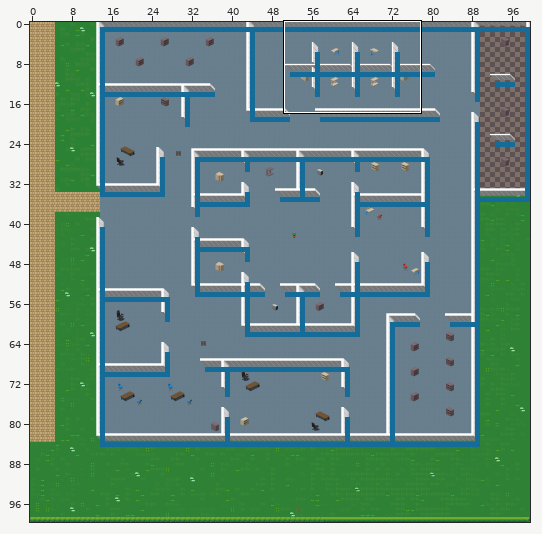
Tiled map, stored at assets/map3.tmx. Above, an overview of the earlier version with the close-up marked.
Close-up. Old version:
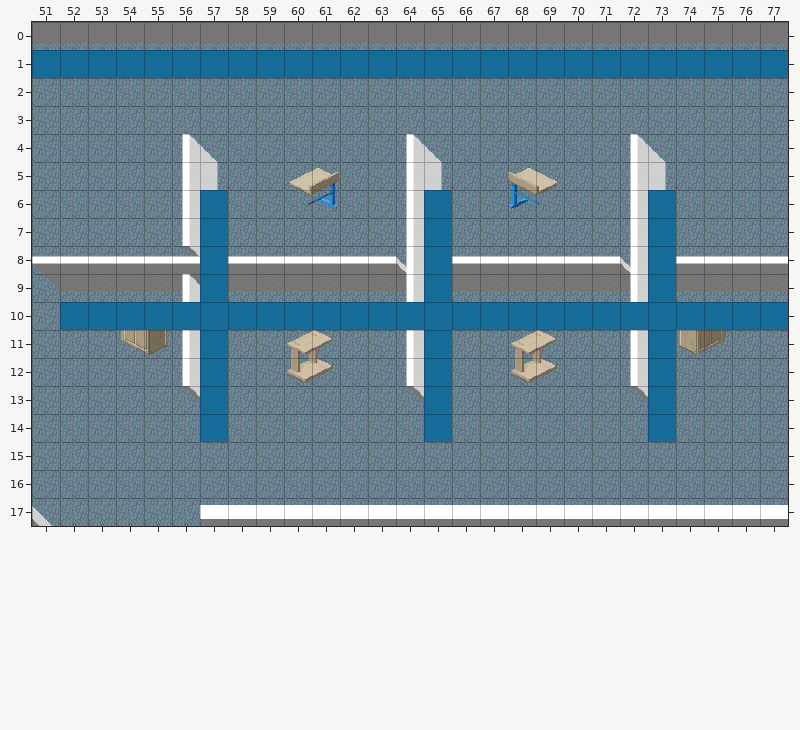
Cells are 32x32 px. Shown: x 51..77, y 0..17. The commit also changed other parts of the map, which this record leaves out.
The same view after the edit:
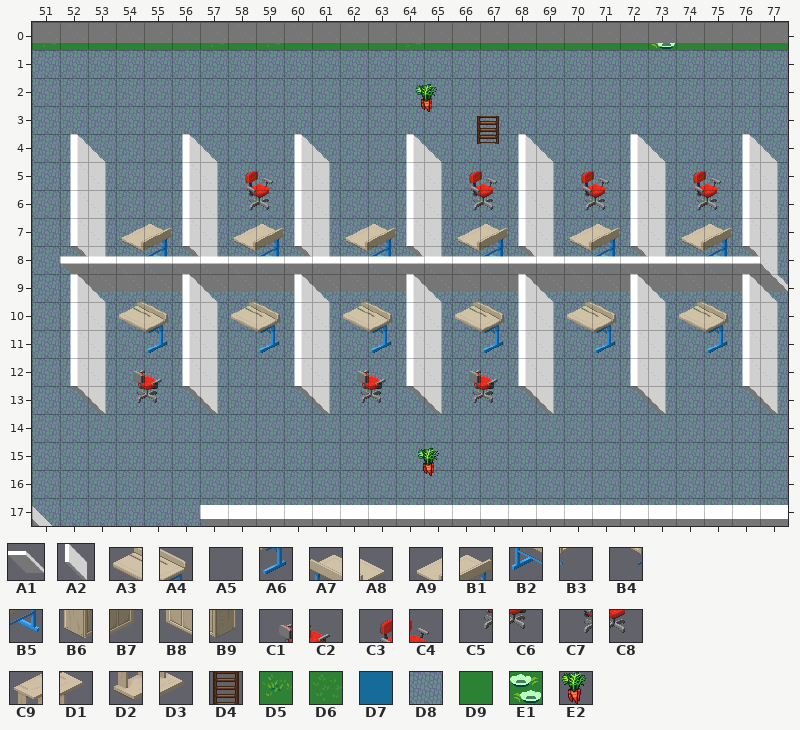
Key: from "2dwalls": A1 14, A2 15; from "OfficeFurniture": A3 88, A4 89, A5 120, A6 121, A7 218, A8 219, A9 220, B1 221, B2 250, B3 251, B4 252, B5 253, B6 372, B7 373, B8 374, B9 375, C1 474, C2 475, C3 476, C4 477, C5 506, C6 507, C7 508, C8 509, C9 596, D1 597, D2 628, D3 629; from "terrain-assets": D4 169, D5 181, D6 182, D7 470, D8 575, D9 800, E1 803, E2 970.
__ is an empty cell, ## one hidden under a higher layer, .. an unchanged one.
Objects are placed by their top-left corner, in cells (3,4 is the top-left corner of cell 3,4); size is 1x1 cell unless given.
Tiles of an added or newly shown layer are drawn over the layers below it.
The edit:
--- layer "Floor"
@@ x 51..77 @@
- 0 D8 D8 D8 D8 D8 D8 D8 D8 D8 D8 D8 D8 D8 D8 D8 D8 D8 D8 D8 D8 D8 D8 D8 D8 D8 D8 D8
+ 0 D6 D9 D9 D9 D5 D5 D6 D9 D6 D9 D9 D5 D5 D6 D9 D9 D9 D9 D5 D5 D9 D9 E1 D5 D5 D9 D9
--- layer "Accessories1" (added)
@@ x 54..75 @@
- 5 .. .. .. .. __ __ .. .. .. .. .. .. __ __ .. .. __ __ .. .. __ __
- 6 .. .. .. .. __ __ .. .. .. .. .. .. __ __ .. .. __ __ .. .. __ __
- 7 __ __ .. .. __ __ .. .. __ __ .. .. __ __ .. .. __ __ .. .. __ __
- 8 __ __ .. .. __ __ .. .. __ __ .. .. __ __ .. .. __ __ .. .. __ __
+ 5 .. .. .. .. C3 C4 .. .. .. .. .. .. C3 C4 .. .. C3 C4 .. .. C3 C4
+ 6 .. .. .. .. C7 C8 .. .. .. .. .. .. C7 C8 .. .. C7 C8 .. .. C7 C8
+ 7 A9 B1 .. .. A9 B1 .. .. A9 B1 .. .. A9 B1 .. .. A9 B1 .. .. A9 B1
+ 8 B4 B5 .. .. B4 B5 .. .. B4 B5 .. .. B4 B5 .. .. B4 B5 .. .. B4 B5
@@ x 54..67 @@
-12 __ __ .. .. .. .. .. .. __ __ .. .. __ __
-13 __ __ .. .. .. .. .. .. __ __ .. .. __ __
+12 C1 C2 .. .. .. .. .. .. C1 C2 .. .. C1 C2
+13 C5 C6 .. .. .. .. .. .. C5 C6 .. .. C5 C6
--- layer "Walls"
@@ x 51..77 @@
- 5 .. __ .. .. .. .. .. .. .. __ .. .. .. .. .. .. .. __ .. .. .. .. .. .. .. __ ..
- 6 .. __ .. .. .. .. .. .. .. __ .. .. .. .. .. .. .. __ .. .. .. .. .. .. .. __ ..
- 7 .. __ .. .. .. .. .. .. .. __ .. .. .. .. .. .. .. __ .. .. .. .. .. .. .. __ ..
- 8 .. __ .. .. .. .. .. .. .. __ .. .. .. .. .. .. .. __ .. .. .. .. .. .. .. __ ..
- 9 A1 .. .. .. .. .. .. .. .. .. .. .. .. A2 .. .. .. .. .. .. .. A2 .. .. .. .. A1
-10 .. __ .. .. .. .. .. .. .. __ .. .. .. .. .. .. .. __ .. .. .. .. .. .. .. __ ..
-11 .. __ .. .. .. .. .. .. .. __ .. .. .. .. .. .. .. __ .. .. .. .. .. .. .. __ ..
-12 .. __ .. .. .. .. .. .. .. __ .. .. .. .. .. .. .. __ .. .. .. .. .. .. .. __ ..
-13 .. __ .. .. .. .. .. .. .. __ .. .. .. .. .. .. .. __ .. .. .. .. .. .. .. __ ..
+ 5 .. A2 .. .. .. .. .. .. .. A2 .. .. .. .. .. .. .. A2 .. .. .. .. .. .. .. A2 ..
+ 6 .. A2 .. .. .. .. .. .. .. A2 .. .. .. .. .. .. .. A2 .. .. .. .. .. .. .. A2 ..
+ 7 .. A2 .. .. .. .. .. .. .. A2 .. .. .. .. .. .. .. A2 .. .. .. .. .. .. .. A2 ..
+ 8 .. A2 .. .. .. .. .. .. .. A2 .. .. .. .. .. .. .. A2 .. .. .. .. .. .. .. A2 ..
+ 9 __ .. .. .. .. .. .. .. .. .. .. .. .. A1 .. .. .. .. .. .. .. A1 .. .. .. .. __
+10 .. A2 .. .. .. .. .. .. .. A2 .. .. .. .. .. .. .. A2 .. .. .. .. .. .. .. A2 ..
+11 .. A2 .. .. .. .. .. .. .. A2 .. .. .. .. .. .. .. A2 .. .. .. .. .. .. .. A2 ..
+12 .. A2 .. .. .. .. .. .. .. A2 .. .. .. .. .. .. .. A2 .. .. .. .. .. .. .. A2 ..
+13 .. A2 .. .. .. .. .. .. .. A2 .. .. .. .. .. .. .. A2 .. .. .. .. .. .. .. A2 ..
--- layer "Accessories" (removed)
@@ x 60..69 @@
- 5 A9 B1 .. .. .. .. .. .. A7 A8
- 6 B4 B5 .. .. .. .. .. .. B2 B3
+ 5 __ __ .. .. .. .. .. .. __ __
+ 6 __ __ .. .. .. .. .. .. __ __
@@ x 54..75 @@
-10 ## ## .. .. .. .. .. .. .. .. .. .. .. .. .. .. .. .. .. .. ## ##
-11 B8 B9 .. .. .. .. C9 D1 .. .. .. .. .. .. C9 D1 .. .. .. .. B6 B7
-12 .. .. .. .. .. .. D2 D3 .. .. .. .. .. .. D2 D3 .. .. .. .. .. ..
+10 __ __ .. .. .. .. .. .. .. .. .. .. .. .. .. .. .. .. .. .. __ __
+11 __ __ .. .. .. .. __ __ .. .. .. .. .. .. __ __ .. .. .. .. __ __
+12 .. .. .. .. .. .. __ __ .. .. .. .. .. .. __ __ .. .. .. .. .. ..
--- layer "Accessories2" (added)
@@ x 54..75 @@
-10 __ __ .. .. __ __ .. .. __ __ .. .. __ __ .. .. __ __ .. .. __ __
-11 __ __ .. .. .. __ .. .. .. __ .. .. .. __ .. .. .. __ .. .. __ __
+10 A3 A4 .. .. A3 A4 .. .. A3 A4 .. .. A3 A4 .. .. A3 A4 .. .. A3 A4
+11 A5 A6 .. .. .. A6 .. .. .. A6 .. .. .. A6 .. .. .. A6 .. .. A5 A6
--- layer "Collision" (now hidden)
@@ x 51..77 @@
- 1 D7 D7 D7 D7 D7 D7 D7 D7 D7 D7 D7 D7 D7 D7 D7 D7 D7 D7 D7 D7 D7 D7 D7 D7 D7 D7 D7
+ 1 __ __ __ __ __ __ __ __ __ __ __ __ __ __ __ __ __ __ __ __ __ __ __ __ __ __ __
@@ x 52..77 @@
- 6 .. .. .. .. .. D7 .. .. .. .. .. .. .. D7 .. .. .. .. .. .. .. D7 .. .. .. ..
- 7 .. .. .. .. .. D7 .. .. .. .. .. .. .. D7 .. .. .. .. .. .. .. D7 .. .. .. ..
- 8 .. .. .. .. .. D7 .. .. .. .. .. .. .. D7 .. .. .. .. .. .. .. D7 .. .. .. ..
- 9 .. .. .. .. .. D7 .. .. .. .. .. .. .. D7 .. .. .. .. .. .. .. D7 .. .. .. ..
-10 D7 D7 D7 D7 D7 D7 D7 D7 D7 D7 D7 D7 D7 D7 D7 D7 D7 D7 D7 D7 D7 D7 D7 D7 D7 D7
-11 .. .. .. .. .. D7 .. .. .. .. .. .. .. D7 .. .. .. .. .. .. .. D7 .. .. .. ..
-12 .. .. .. .. .. D7 .. .. .. .. .. .. .. D7 .. .. .. .. .. .. .. D7 .. .. .. ..
-13 .. .. .. .. .. D7 .. .. .. .. .. .. .. D7 .. .. .. .. .. .. .. D7 .. .. .. ..
-14 .. .. .. .. .. D7 .. .. .. .. .. .. .. D7 .. .. .. .. .. .. .. D7 .. .. .. ..
+ 6 .. .. .. .. .. __ .. .. .. .. .. .. .. __ .. .. .. .. .. .. .. __ .. .. .. ..
+ 7 .. .. .. .. .. __ .. .. .. .. .. .. .. __ .. .. .. .. .. .. .. __ .. .. .. ..
+ 8 .. .. .. .. .. __ .. .. .. .. .. .. .. __ .. .. .. .. .. .. .. __ .. .. .. ..
+ 9 .. .. .. .. .. __ .. .. .. .. .. .. .. __ .. .. .. .. .. .. .. __ .. .. .. ..
+10 __ __ __ __ __ __ __ __ __ __ __ __ __ __ __ __ __ __ __ __ __ __ __ __ __ __
+11 .. .. .. .. .. __ .. .. .. .. .. .. .. __ .. .. .. .. .. .. .. __ .. .. .. ..
+12 .. .. .. .. .. __ .. .. .. .. .. .. .. __ .. .. .. .. .. .. .. __ .. .. .. ..
+13 .. .. .. .. .. __ .. .. .. .. .. .. .. __ .. .. .. .. .. .. .. __ .. .. .. ..
+14 .. .. .. .. .. __ .. .. .. .. .. .. .. __ .. .. .. .. .. .. .. __ .. .. .. ..
--- layer "ObjectLayer"
+E2 "money5" at 64.6,2.2
+D4 "guard14" at 66.8,3.4
+E2 "money4" at 64.7,15.2
Boxes around the changes in both close-ups, in picture pixels (x1, y1, x2, y2):
changed: (32, 43, 788, 78)
added: (416, 84, 437, 112)
changed: (32, 116, 788, 442)
added: (418, 448, 439, 476)
